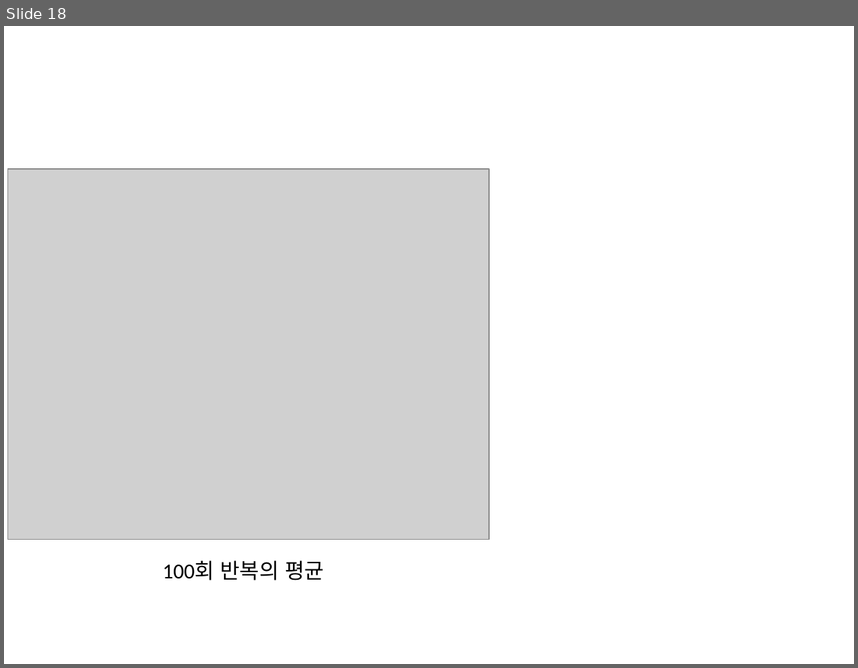
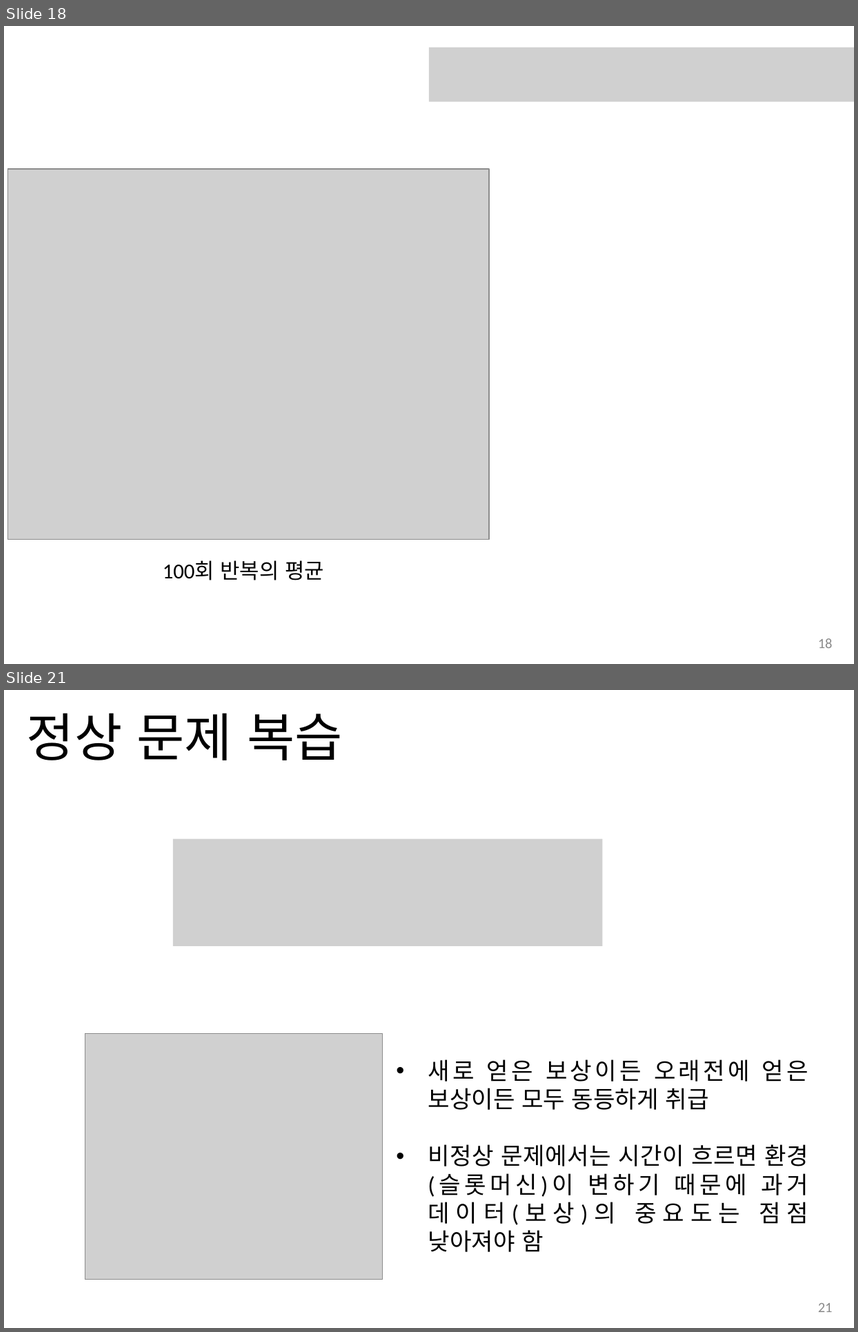
Before and after one commit to jhahncs/Class-Reinforcement-Learning, a slide deck: slides/강화학습_ch1_벤디트문제.pptx. Shown one above the other, each under a label of ours: slide 18 before the commit, slides 18 and 21 after it; the slides between them are not shown. The pictures are 858x668 and 858x1332 pixels, drawn with LibreOffice and Linux fonts; fonts in the diff are those of the drawing; grey boxes stand for pictures. Boxes give left, top, right and bottom in pixels: in the first picture for what was removed or moved away, otherwise in the second. Text is boxed around its words. In the diff, an @@ line names an element or a change of style, - is before the commit and + after.

```diff
--- a/slides/강화학습_ch1_벤디트문제.pptx
+++ b/slides/강화학습_ch1_벤디트문제.pptx
@@ slide 21 added at [4, 690, 854, 1328], background #FFFFFF @@
@@ title added at [27, 713, 343, 760], 44 pt, text #000000 @@
+정상 문제 복습
@@ picture added at [173, 839, 602, 946] @@
@@ picture added at [85, 1034, 382, 1279] @@
@@ text added at [428, 1059, 809, 1252], 20 pt, text #000000 @@
+• 새로 얻은 보상이든 오래전에 얻은 보상이든 모두 동등하게 취급
+• 비정상 문제에서는 시간이 흐르면 환경(슬롯머신)이 변하기 때문에 과거 데이터(보상)의 중요도는 점점 낮아져야 함
@@ page number added at [818, 1303, 833, 1312], 12 pt, text #8C8C8C @@
+21
@@ slide 18 changed as well @@
@@ picture added at [429, 47, 854, 102] @@
@@ page number added at [818, 638, 833, 648], 12 pt, text #8C8C8C @@
+18
```
Also in this commit, not shown: 16 other slides changed, 7 other slides added, 1 other file.
